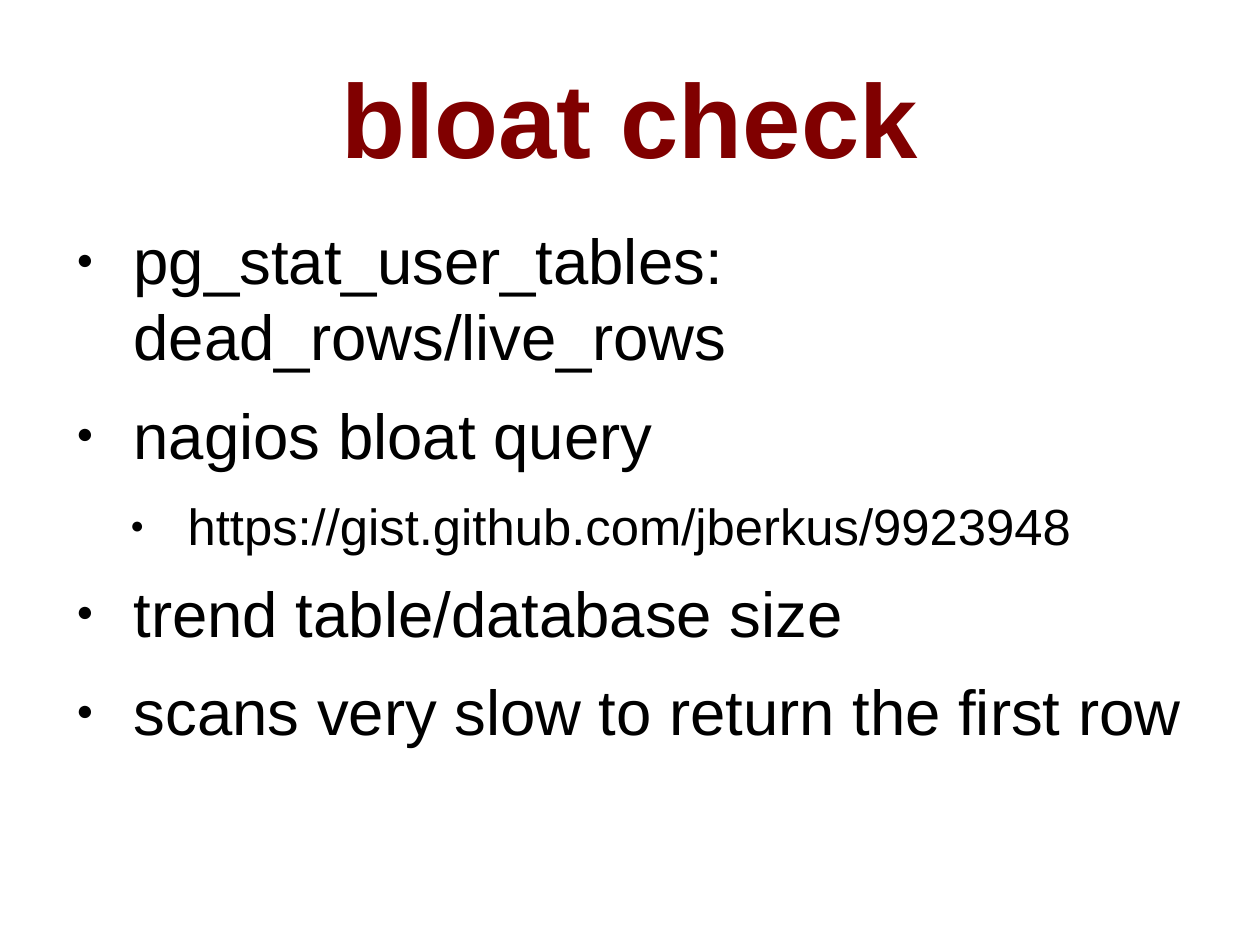
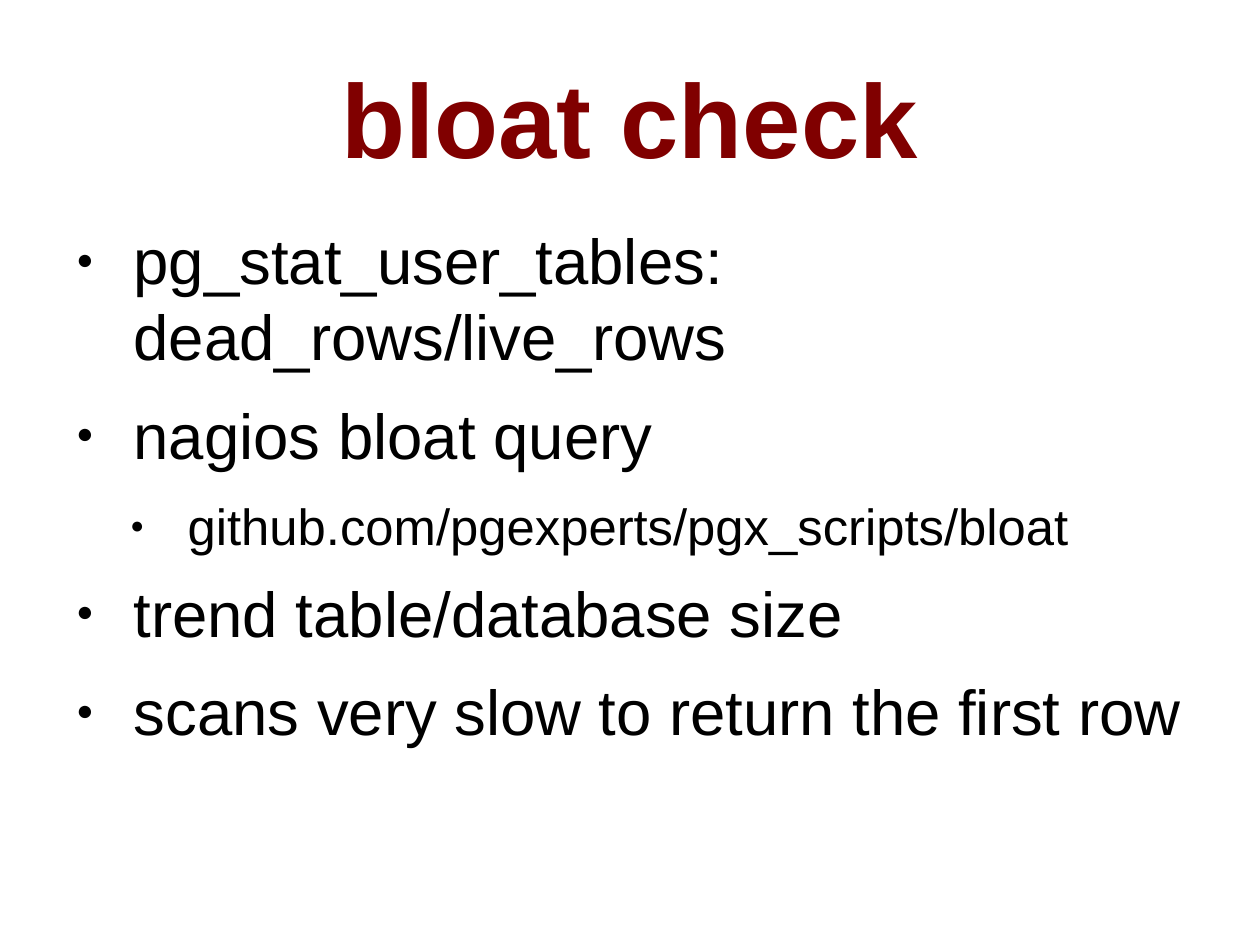
Before and after one commit to pgexperts/accidentalDBA, a slide deck: slide 142 of tutorial/accidental_dba.odp (slide 146 before the commit). Drawn at 1260x945 pixels with LibreOffice and Linux fonts; fonts in the diff are those of the drawing. Boxes give left, top, right and bottom in pixels: in the first picture for what was removed or moved away, otherwise in the second. Text is boxed around its words. In the diff, an @@ line names an element or a change of style, - is before the commit and + after.

```diff
--- a/tutorial/accidental_dba.odp
+++ b/tutorial/accidental_dba.odp
@@ text at box(188, 508, 1069, 556): text changed @@
-  ● https://gist.github.com/jberkus/9923948
+  ● github.com/pgexperts/pgx_scripts/bloat
```
Also in this commit, not shown: 24 other slides changed, 3 slides added, 7 slides removed, 21 other files.
